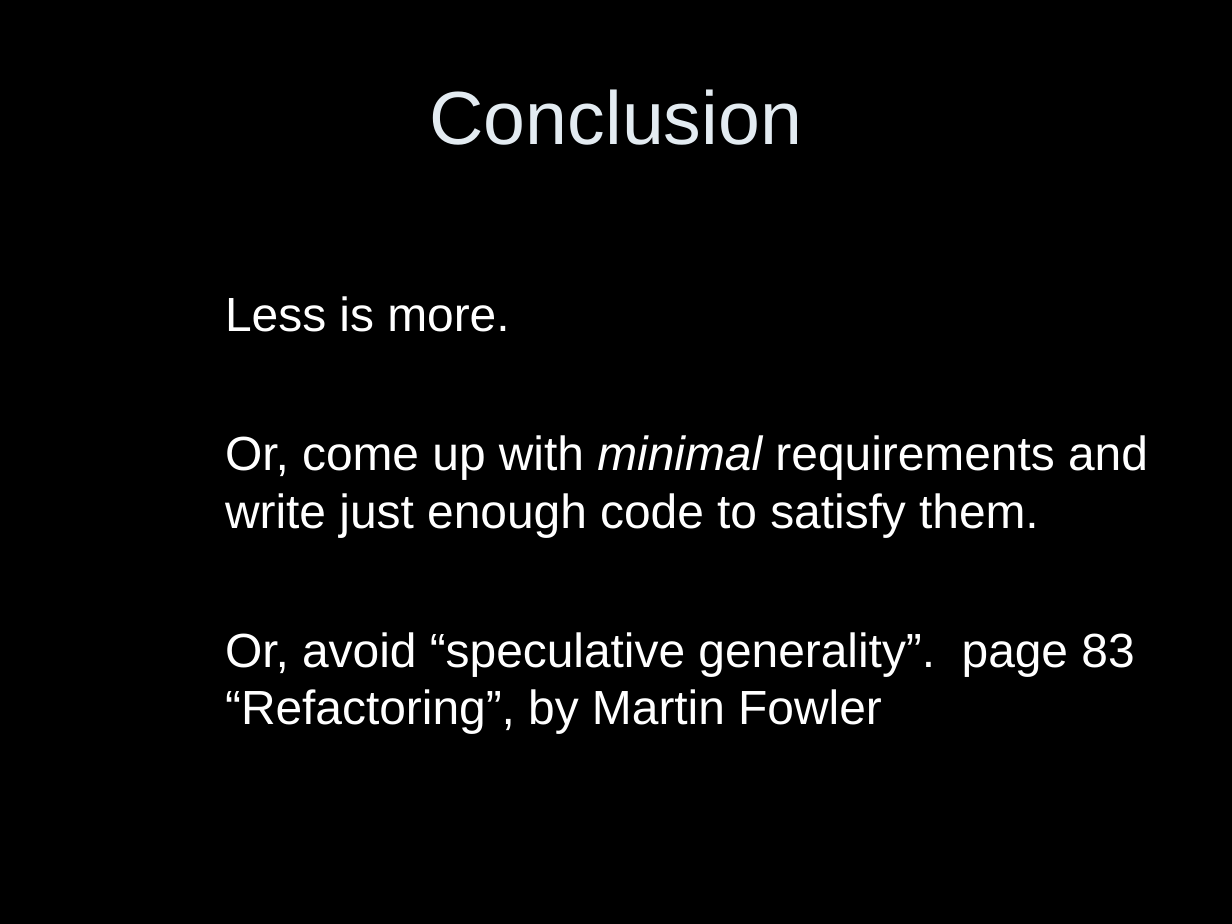
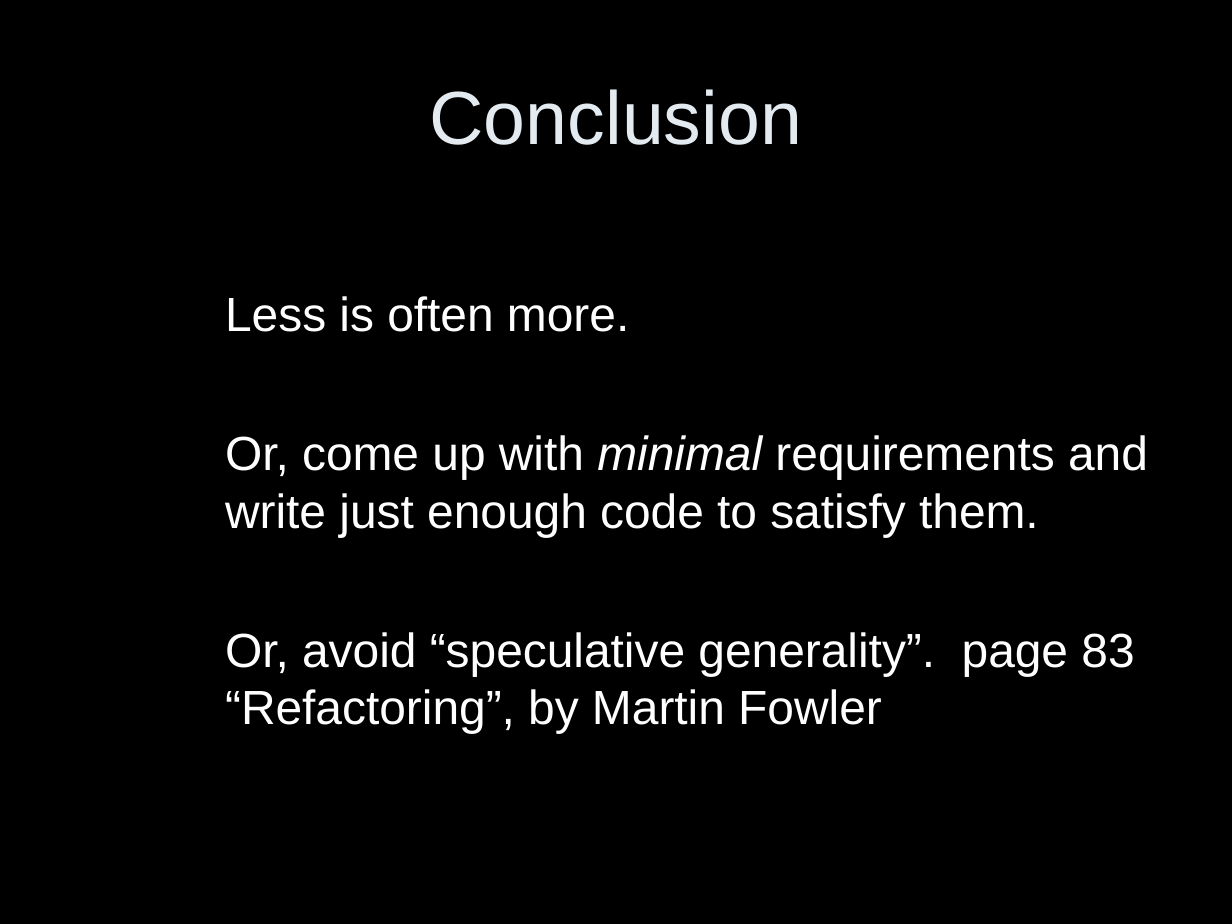
Before and after one commit to vs/junit4, a slide deck: slide 11 of modules/slf4j/slf4j-site/src/site/resources/slf4j-in-10-slides.ppt. Drawn at 1232x924 pixels with LibreOffice and Linux fonts; fonts in the diff are those of the drawing. Boxes give left, top, right and bottom in pixels: in the first picture for what was removed or moved away, otherwise in the second. Text is boxed around its words. In the diff, an @@ line names an element or a change of style, - is before the commit and + after.

```diff
--- a/modules/slf4j/slf4j-site/src/site/resources/slf4j-in-10-slides.ppt
+++ b/modules/slf4j/slf4j-site/src/site/resources/slf4j-in-10-slides.ppt
@@ text at (225, 296, 629, 332): text changed @@
-Less is more.
+Less is often more.
```
Also in this commit, not shown: 3 other slides changed.
